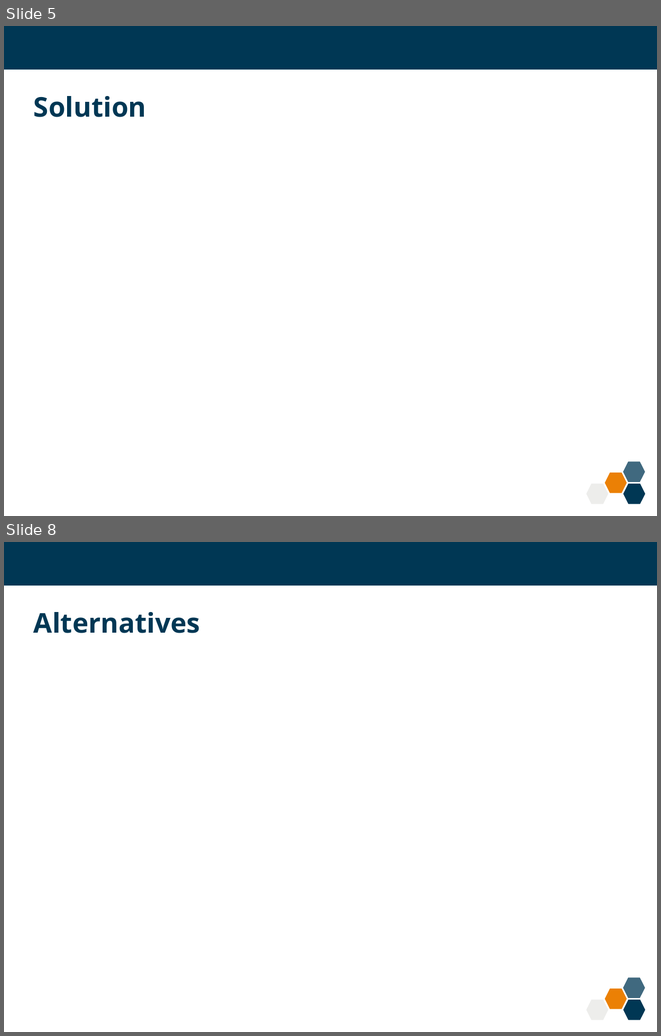
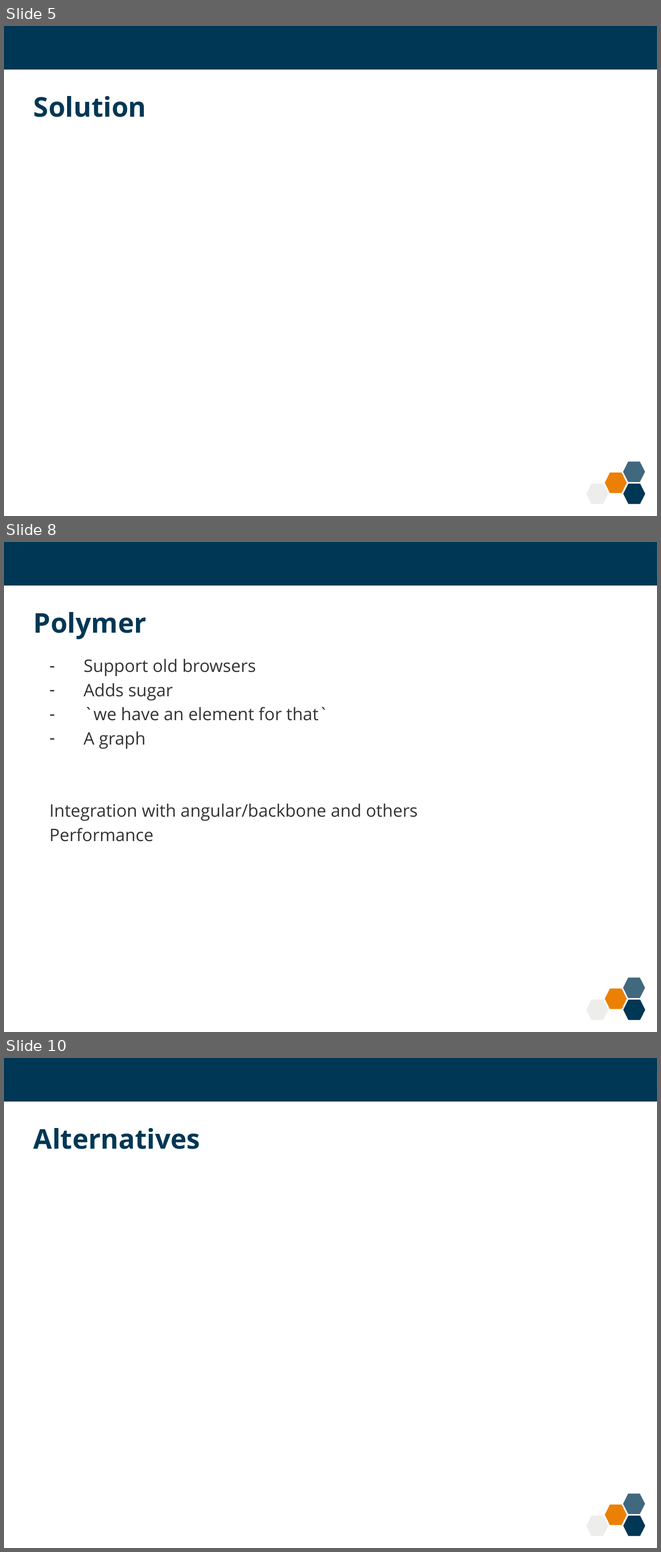
Before and after one commit to kashesandr/Public-Activities, a slide deck: 2015/summer-school/2/index.pptx. Shown one above the other, each under a label of ours: slides 5 and 8 before the commit, slides 5, 8 and 10 after it; the slides between them are not shown. The pictures are 661x1036 and 661x1552 pixels, drawn with LibreOffice and Linux fonts; fonts in the diff are those of the drawing; background and template pictures are left out. Boxes give left, top, right and bottom in pixels: in the first picture for what was removed or moved away, otherwise in the second. Text is boxed around its words. In the diff, an @@ line names an element or a change of style, - is before the commit and + after.

```diff
--- a/2015/summer-school/2/index.pptx
+++ b/2015/summer-school/2/index.pptx
@@ slide 8 added at (x1=4, y1=542, x2=657, y2=1032), background #FFFFFF; not listed: 5 template elements that a slide beside it also shows @@
@@ title added at (x1=34, y1=612, x2=147, y2=640), 30 pt, text #003754, bold @@
+Polymer
@@ text added at (x1=50, y1=659, x2=418, y2=821), 19 pt, text #333332 @@
+– Support old browsers
+– Adds sugar
+– `we have an element for that`
+– A graph
+Integration with angular/backbone and others
+Performance
@@ what was slide 8 is now slide 10 @@
```
Also in this commit, not shown: 1 slide changed, 4 other slides added, 3 slides removed.
